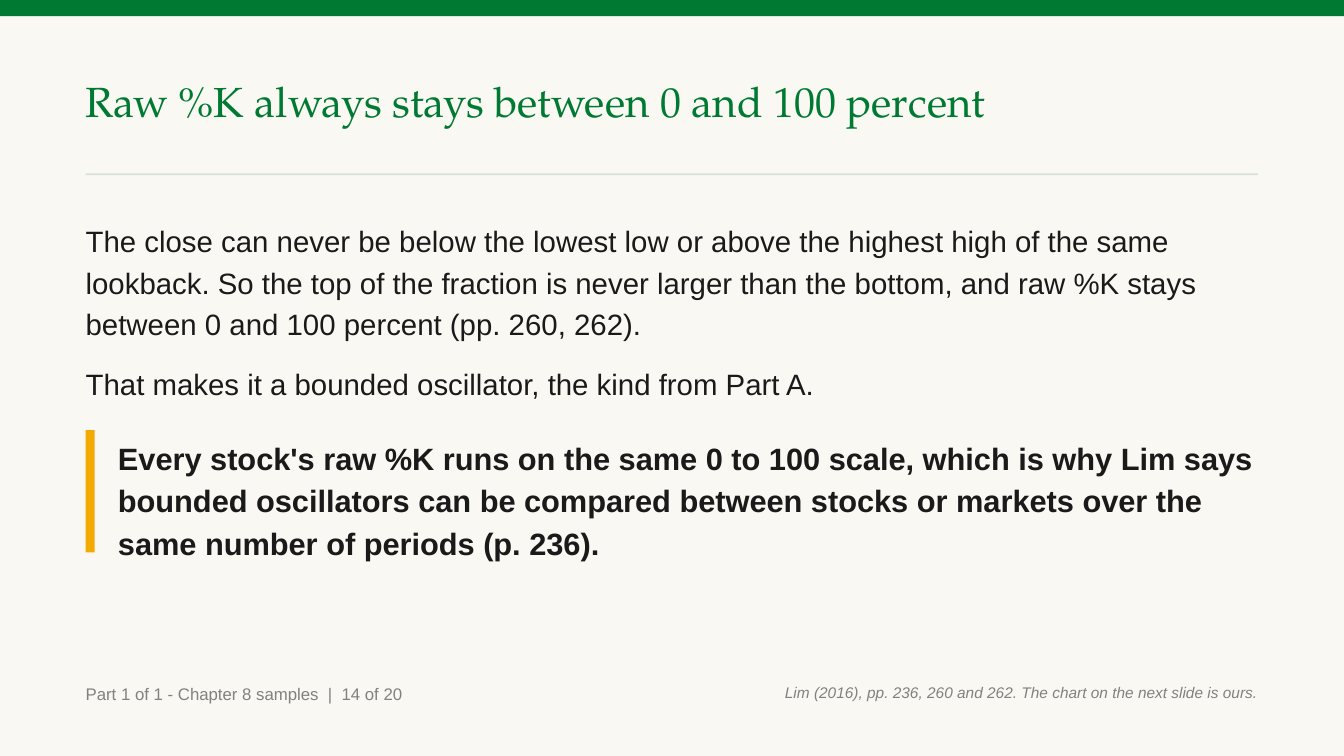
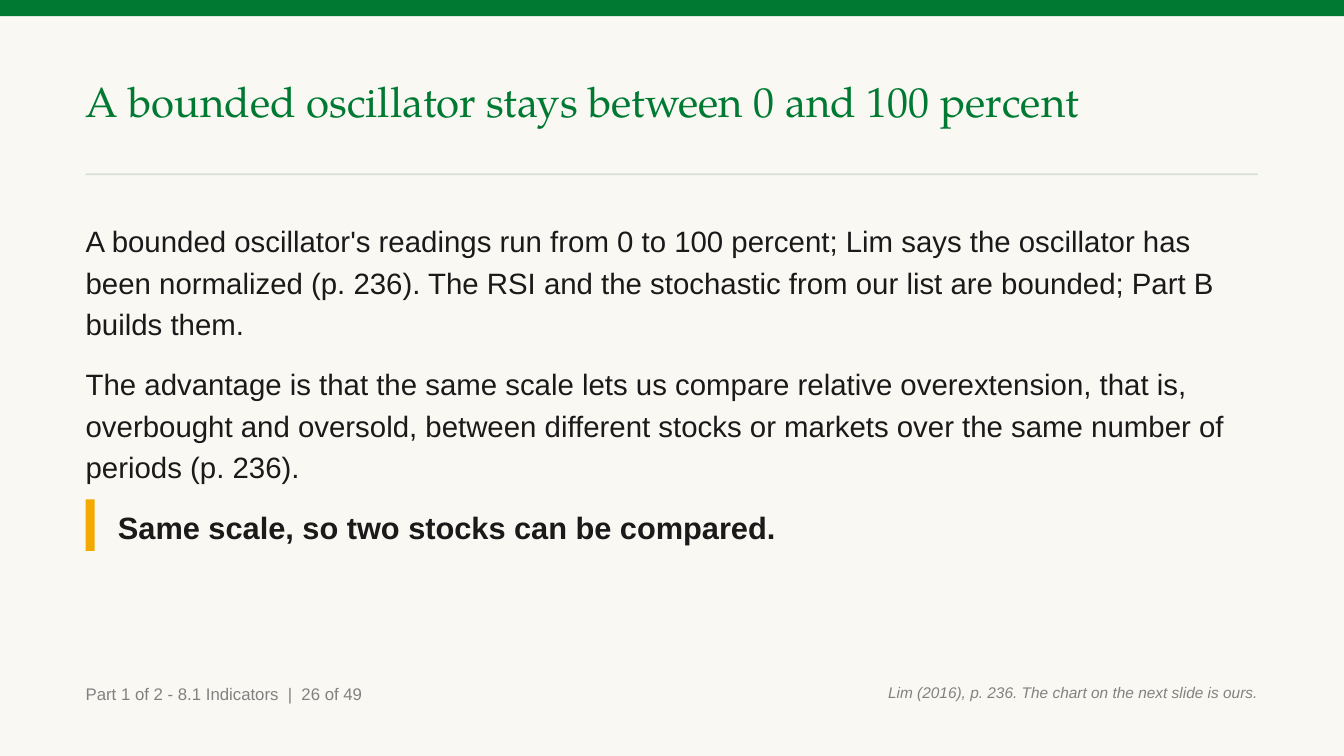
Before and after one commit to benjiesotelo-sudo/Telos_FIN1209, a slide deck: slide 32 of chapter-08/FIN1209-Chapter-08.pptx (slide 16 before the commit). Drawn at 1344x756 pixels with LibreOffice and Linux fonts; fonts in the diff are those of the drawing. Boxes give left, top, right and bottom in pixels: in the first picture for what was removed or moved away, otherwise in the second. Text is boxed around its words. In the diff, an @@ line names an element or a change of style, - is before the commit and + after.

Commit message:
Chapter 8 Part A: 132 slides written by hand (8.1 and 8.2), 11 checks, 40 charts of ours, student edition and run card

```diff
--- a/chapter-08/FIN1209-Chapter-08.pptx
+++ b/chapter-08/FIN1209-Chapter-08.pptx
@@ text at (86, 86, 1079, 129): text changed @@
-Raw %K always stays between 0 and 100 percent
+A bounded oscillator stays between 0 and 100 percent
@@ text at (86, 230, 1223, 484): text changed @@
-The close can never be below the lowest low or above the highest high of the same lookback. So the top of the fraction is never larger than the bottom, and raw %K stays between 0 and 100 percent (pp. 260, 262).
-That makes it a bounded oscillator, the kind from Part A.
+A bounded oscillator's readings run from 0 to 100 percent; Lim says the oscillator has been normalized (p. 236). The RSI and the stochastic from our list are bounded; Part B builds them.
+The advantage is that the same scale lets us compare relative overextension, that is, overbought and oversold, between different stocks or markets over the same number of periods (p. 236).
@@ rectangle: place and size @@
-rectangle at (86, 431, 95, 553)
+rectangle at (86, 499, 95, 551)
@@ text at (118, 516, 775, 545): text changed @@
-Every stock's raw %K runs on the same 0 to 100 scale, which is why Lim says bounded oscillators can be compared between stocks or markets over the same number of periods (p. 236).
+Same scale, so two stocks can be compared.
@@ text at (86, 688, 362, 700): text changed @@
-Part 1 of 1 - Chapter 8 samples | 14 of 20
+Part 1 of 2 - 8.1 Indicators | 26 of 49
@@ text at (888, 687, 1257, 701): text changed @@
-Lim (2016), pp. 236, 260 and 262. The chart on the next slide is ours.
+Lim (2016), p. 236. The chart on the next slide is ours.
```
Also in this commit, not shown: 19 other slides changed, 111 slides added, 5 slides removed, 12 other files.
